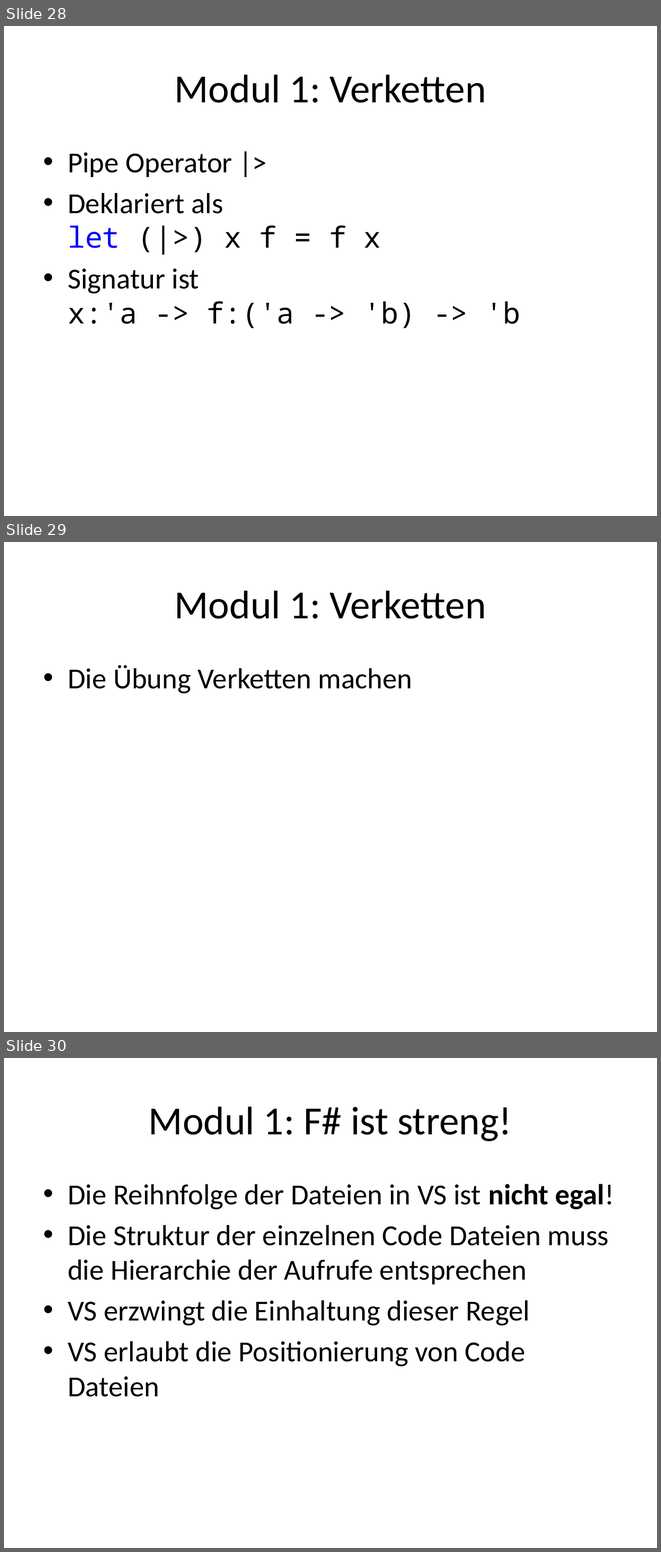
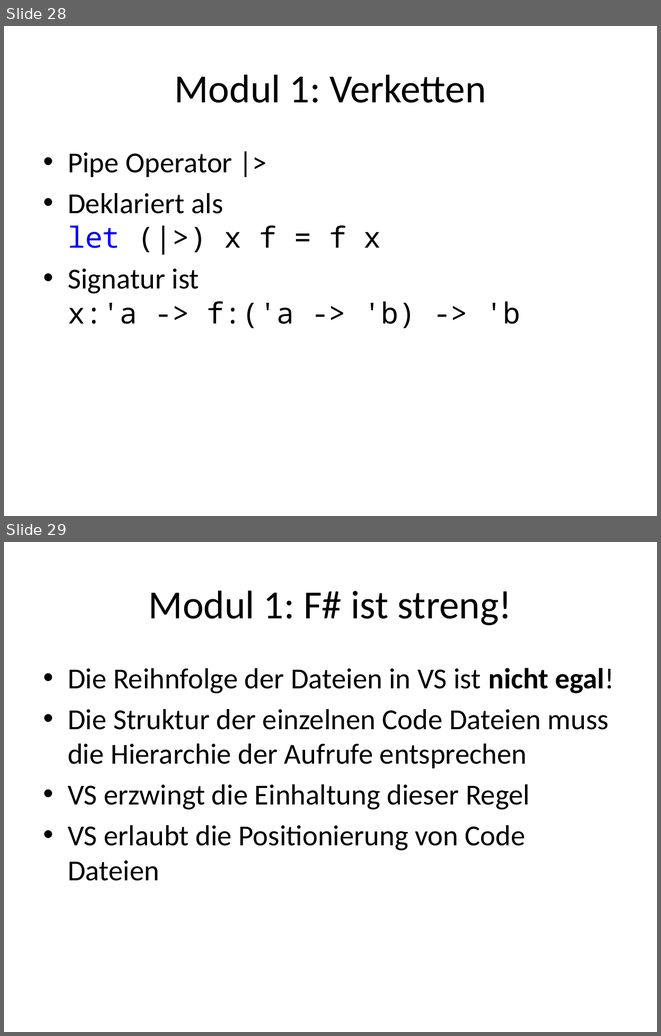
Before and after one commit to nasserbrake/Spartakiade2017, a slide deck: FSharp.pptx. Shown one above the other, each under a label of ours: slides 28, 29 and 30 before the commit, slides 28 and 29 after it. The pictures are 661x1552 and 661x1036 pixels, drawn with LibreOffice and Linux fonts; fonts in the diff are those of the drawing. Boxes give left, top, right and bottom in pixels: in the first picture for what was removed or moved away, otherwise in the second. Text is boxed around its words. In the diff, an @@ line names an element or a change of style, - is before the commit and + after.

```diff
--- a/FSharp.pptx
+++ b/FSharp.pptx
@@ slide 29 removed at box(4, 542, 657, 1032), background #FFFFFF @@
@@ title removed at box(175, 590, 486, 619) @@
-Modul 1: Verketten
@@ text removed at box(68, 665, 413, 694) @@
-• Die Übung Verketten machen
@@ what was slide 30 is now slide 29 @@
```
Also in this commit, not shown: 3 slides changed, 1 slide added, 4 other files.
